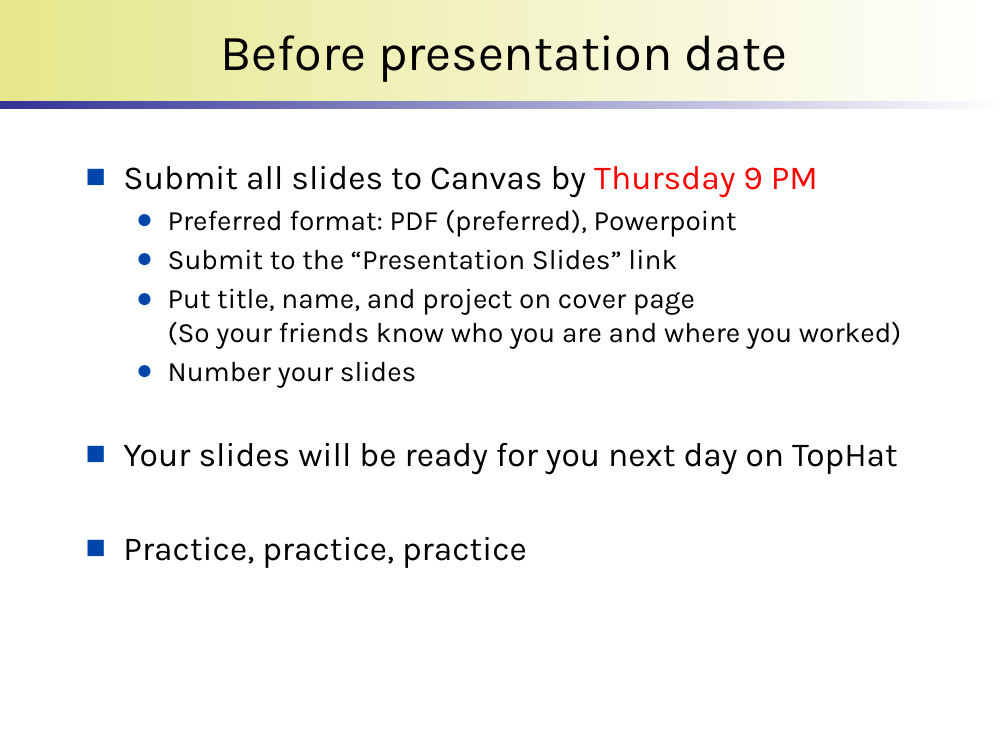
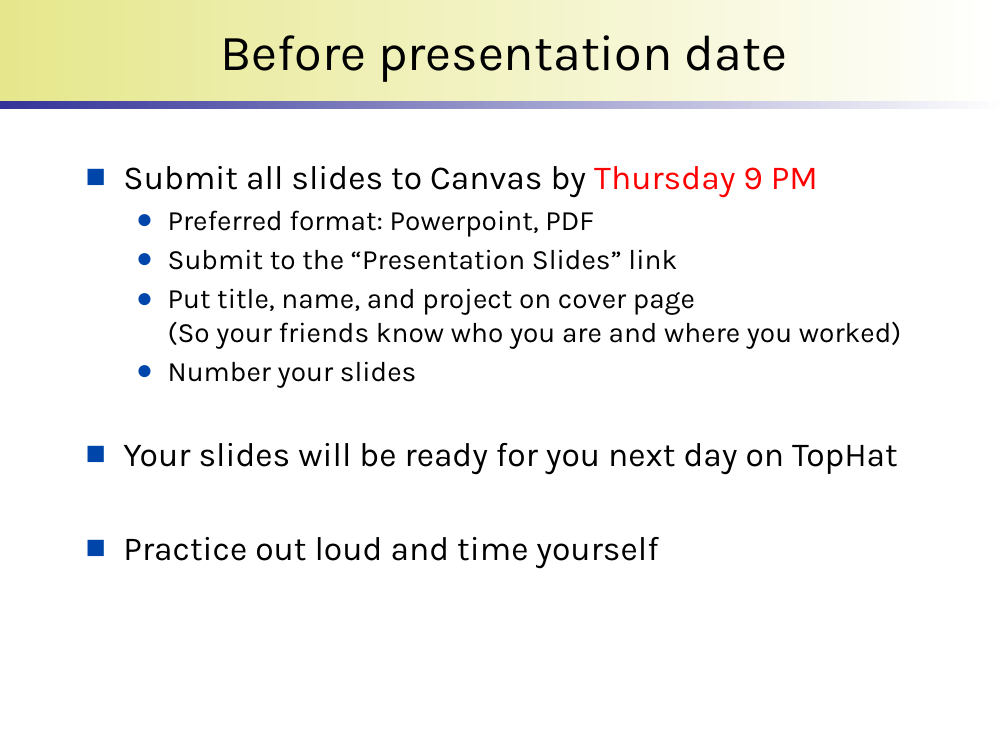
Before and after one commit to wonsunahn/Capstone_Fall2023, a slide deck: slide 8 of lectures/introduction-internship.pptx. Drawn at 1008x756 pixels with LibreOffice and Linux fonts; fonts in the diff are those of the drawing; background and template pictures are left out. Boxes give left, top, right and bottom in pixels: in the first picture for what was removed or moved away, otherwise in the second. Text is boxed around its words. In the diff, an @@ line names an element or a change of style, - is before the commit and + after.

```diff
--- a/lectures/introduction-internship.pptx
+++ b/lectures/introduction-internship.pptx
@@ text at box(168, 210, 594, 237): text changed @@
-  ● Preferred format: PDF (preferred), Powerpoint
+  ● Preferred format: Powerpoint, PDF
@@ text at box(123, 537, 658, 569): text changed @@
-■ Practice, practice, practice
+■ Practice out loud and time yourself
```
Also in this commit, not shown: 3 other slides changed.
